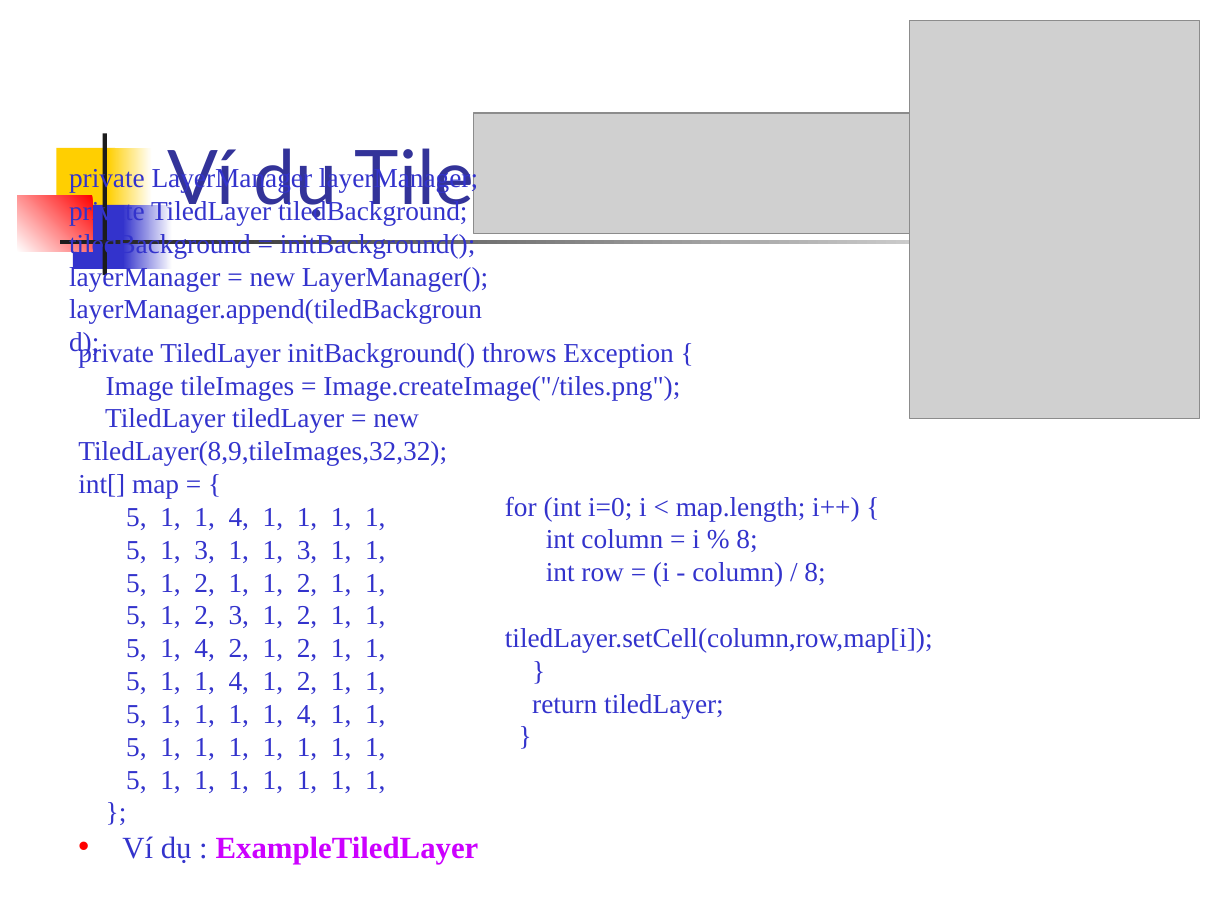
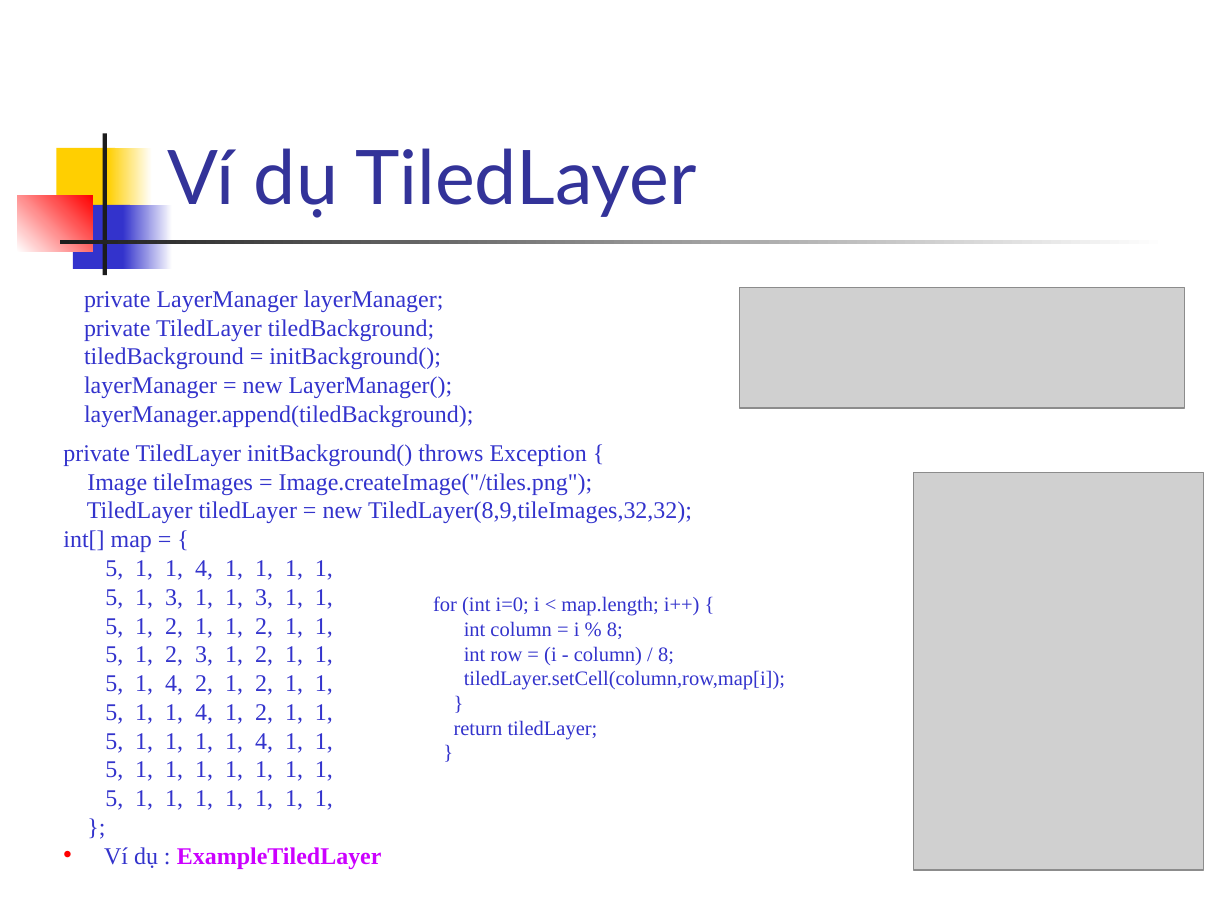
Before and after one commit to phamtuanchip/labs, a slide deck: slide 8 of M1304M-C1304M/j2me/slides/Session14.ppt. Drawn at 1232x924 pixels with LibreOffice and Linux fonts; fonts in the diff are those of the drawing; grey boxes stand for pictures. Boxes give left, top, right and bottom in pixels: in the first picture for what was removed or moved away, otherwise in the second. Text is boxed around its words. In the diff, an @@ line names an element or a change of style, - is before the commit and + after.

Commit message:
add example

```diff
--- a/M1304M-C1304M/j2me/slides/Session14.ppt
+++ b/M1304M-C1304M/j2me/slides/Session14.ppt
@@ title "Ví dụ TiledLayer" rewrapped from <box>167,139,697,217</box> to <box>167,148,697,217</box> @@
@@ rectangle at <box>108,148,153,212</box>: fill gradient #FFFFFF to #FFCF01 to gradient #FFCF01 to #FFFFFF @@
@@ rectangle at <box>17,195,92,251</box>: fill gradient #FF0000 to #FFFFFF to gradient #FFFFFF to #FF0000 @@
@@ rectangle at <box>123,205,172,269</box>: fill gradient #FFFFFF to #3333CC to gradient #3333CC to #FFFFFF @@
@@ rectangle at <box>59,240,1168,244</box>: fill gradient #FFFFFF to #1C1C1C to gradient #1C1C1C to #FFFFFF @@
@@ text "private LayerManager layerManager;": place and size @@
-text "private LayerManager layerManager;" at <box>69,166,488,324</box>
+text "private LayerManager layerManager;" at <box>84,290,473,427</box>
@@ text "private LayerManager layerManager;" at <box>84,290,473,427</box>: size 16 to 14 pt @@
@@ picture: place and size @@
-picture at <box>910,21,1200,419</box>
+picture at <box>739,287,1185,408</box>
@@ text "private TiledLayer initBackground() throws Exception ...": place and size @@
-text "private TiledLayer initBackground() throws Exception ..." at <box>78,341,680,864</box>
+text "private TiledLayer initBackground() throws Exception ..." at <box>63,444,692,869</box>
@@ text "private TiledLayer initBackground() throws Exception ..." at <box>63,444,692,869</box>: size 16 to 14 pt; size 18 to 14 pt in "Ví dụ : ExampleTiledLayer" @@
@@ picture: place and size @@
-picture at <box>474,113,920,234</box>
+picture at <box>914,472,1204,870</box>
@@ text "for (int i=0; i < ...": place and size @@
-text "for (int i=0; i < ..." at <box>505,496,933,718</box>
+text "for (int i=0; i < ..." at <box>433,596,785,740</box>
@@ text "for (int i=0; i < ..." at <box>433,596,785,740</box>: size 16 to 12 pt @@
```
Also in this commit, not shown: 22 other slides changed, 27 other files.
